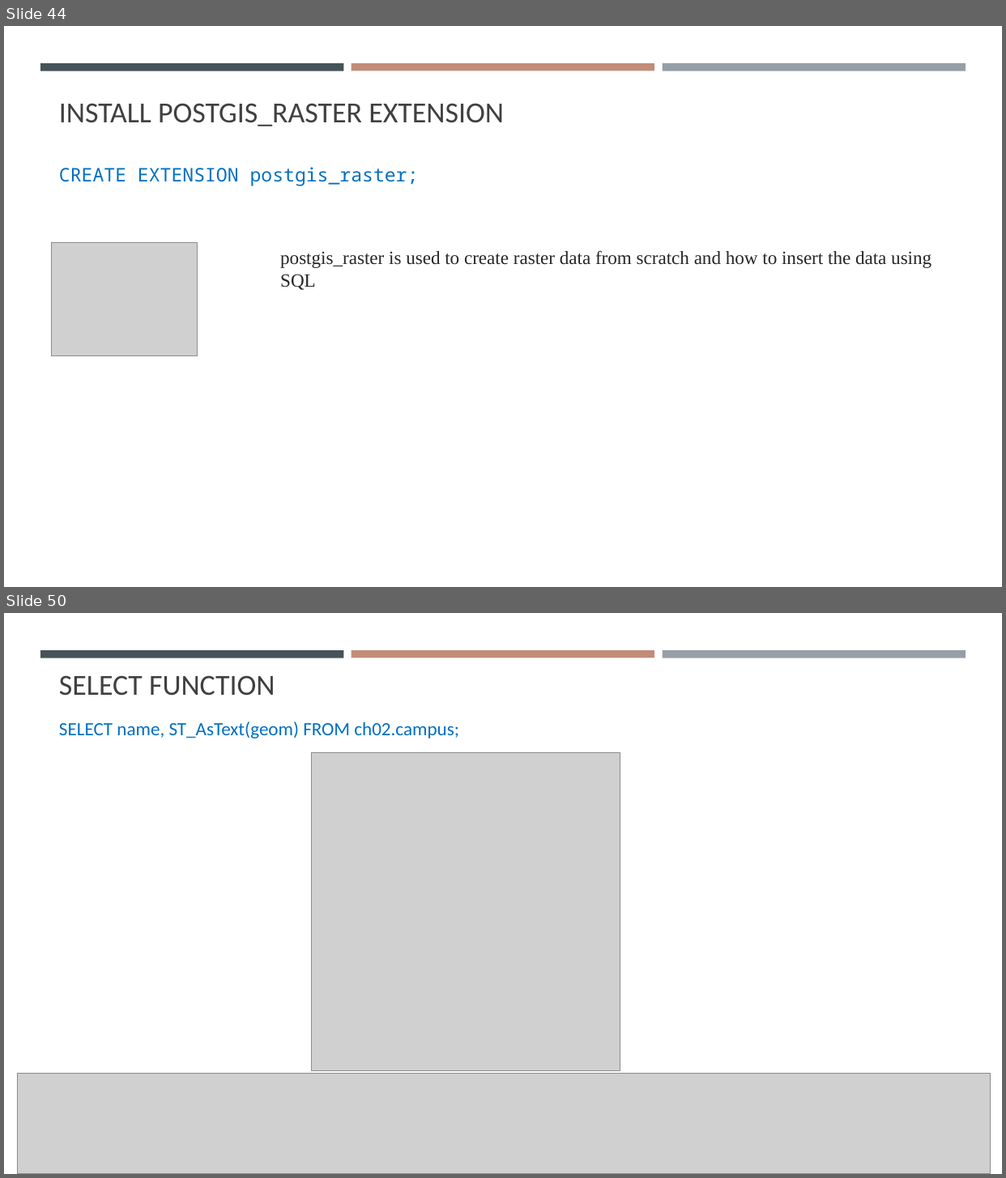
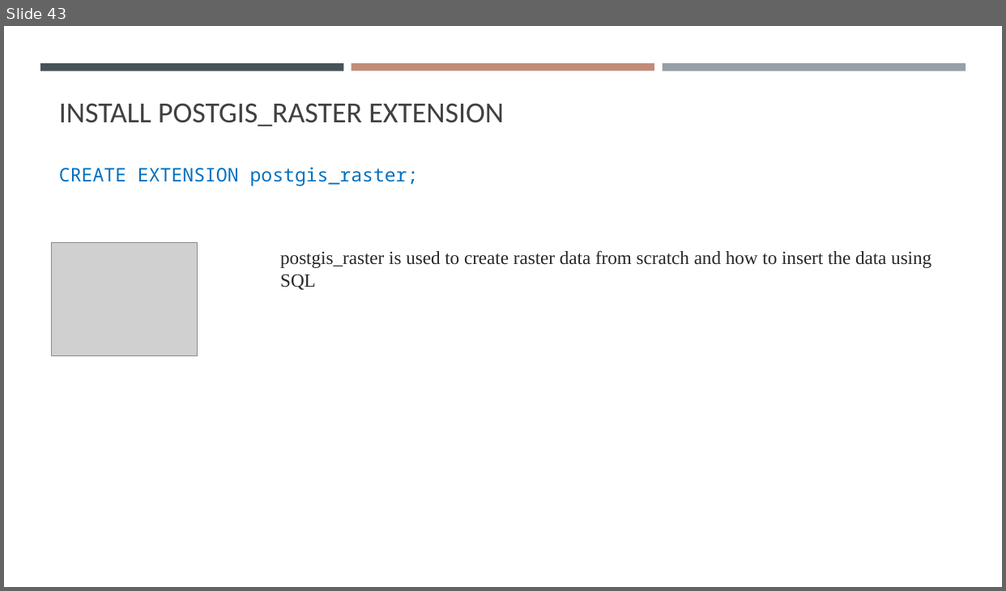
Before and after one commit to gisynw/ssj-376, a slide deck: docs/Lectures/Week03/Week03_SpatialData.pptx. Shown one above the other, each under a label of ours: slides 44 and 50 before the commit, slide 43 after it; the slides between them are not shown. The pictures are 1006x1178 and 1006x591 pixels, drawn with LibreOffice and Linux fonts; fonts in the diff are those of the drawing; grey boxes stand for pictures. Boxes give left, top, right and bottom in pixels: in the first picture for what was removed or moved away, otherwise in the second. Text is boxed around its words. In the diff, an @@ line names an element or a change of style, - is before the commit and + after.

```diff
--- a/docs/Lectures/Week03/Week03_SpatialData.pptx
+++ b/docs/Lectures/Week03/Week03_SpatialData.pptx
@@ slide 50 removed at [4, 613, 1002, 1174], background #FFFFFF; not listed: 3 template elements that a slide beside it also shows @@
@@ title removed at [59, 675, 275, 696] @@
-SELECT FUNCTION
@@ text removed at [59, 722, 459, 739] @@
-SELECT name, ST_AsText(geom) FROM ch02.campus;
@@ picture removed at [312, 753, 620, 1071] @@
@@ picture removed at [18, 1074, 991, 1174] @@
@@ what was slide 44 is now slide 43 @@
```
Also in this commit, not shown: 15 slides changed, 4 slides added, 4 other slides removed, 4 other files.
